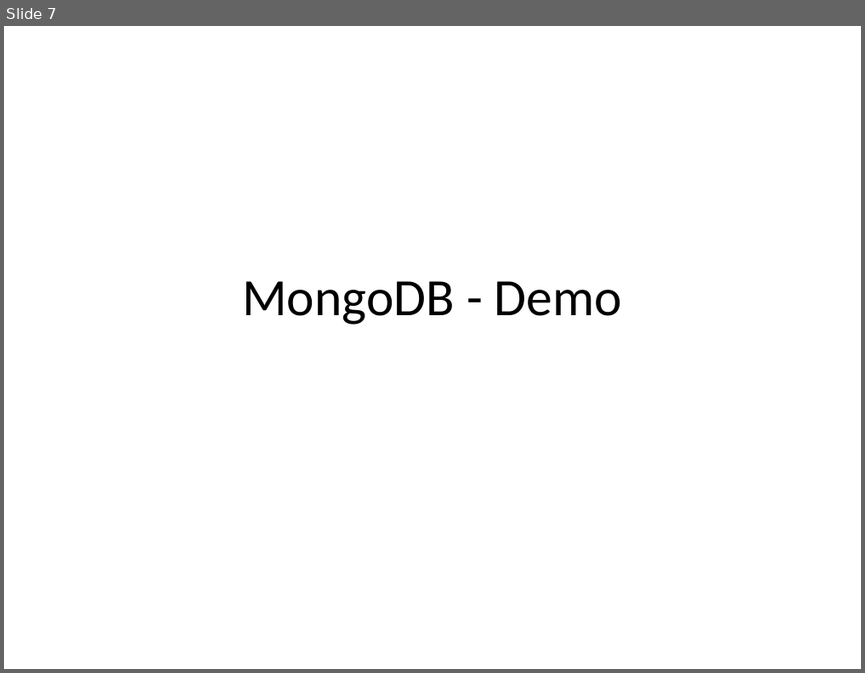
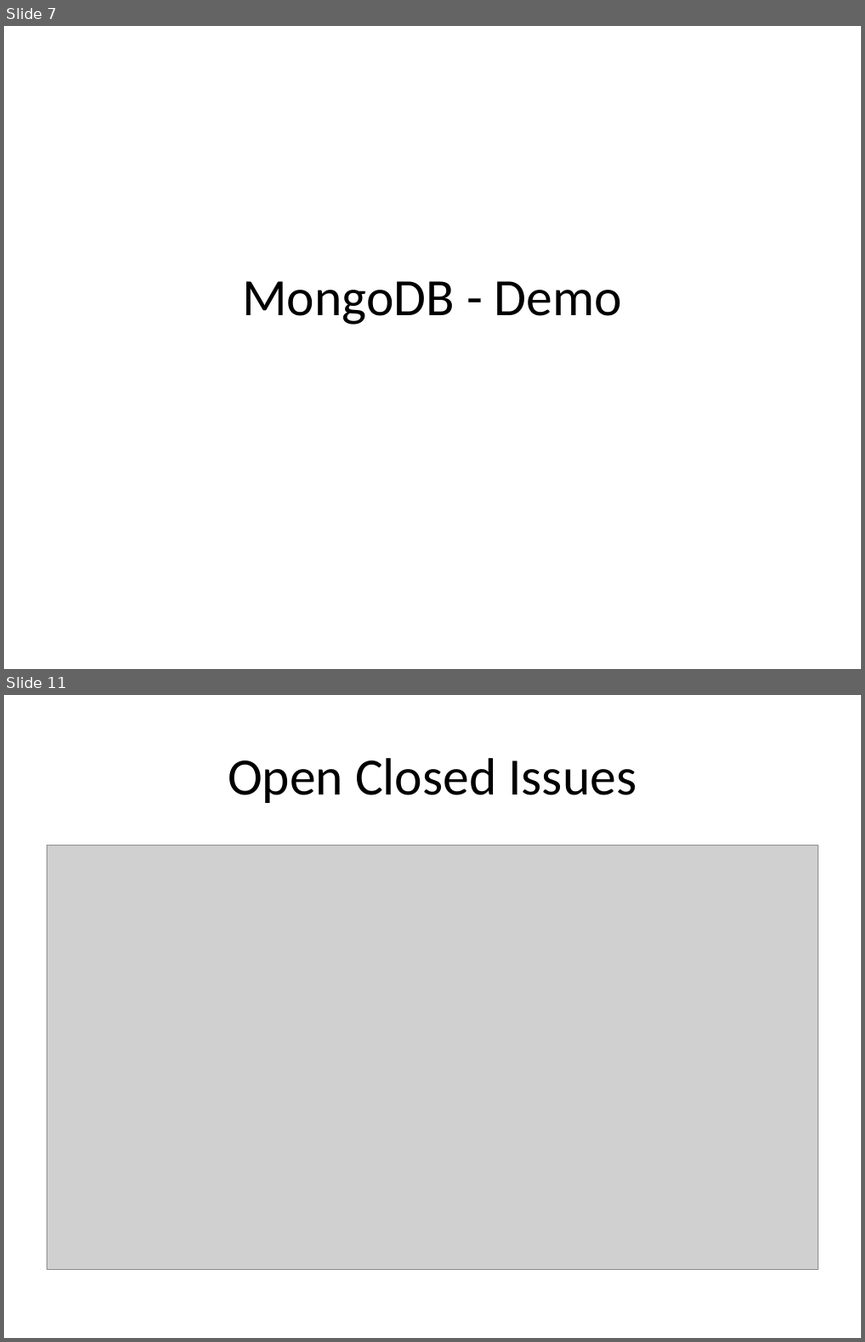
Before and after one commit to vaishaksuresh/cmpe226nosql, a slide deck: NoSQL Exploration.pptx. Shown one above the other, each under a label of ours: slide 7 before the commit, slides 7 and 11 after it; the slides between them are not shown. The pictures are 865x673 and 865x1342 pixels, drawn with LibreOffice and Linux fonts; fonts in the diff are those of the drawing; grey boxes stand for pictures. Boxes give left, top, right and bottom in pixels: in the first picture for what was removed or moved away, otherwise in the second. Text is boxed around its words. In the diff, an @@ line names an element or a change of style, - is before the commit and + after.

```diff
--- a/NoSQL Exploration.pptx
+++ b/NoSQL Exploration.pptx
@@ slide 11 added at (x1=4, y1=695, x2=861, y2=1338), background #FFFFFF @@
@@ title added at (x1=228, y1=758, x2=636, y2=803), 44 pt, text #000000 @@
+Open Closed Issues
@@ picture added at (x1=46, y1=845, x2=818, y2=1269) @@
```
Also in this commit, not shown: 3 other slides added.
